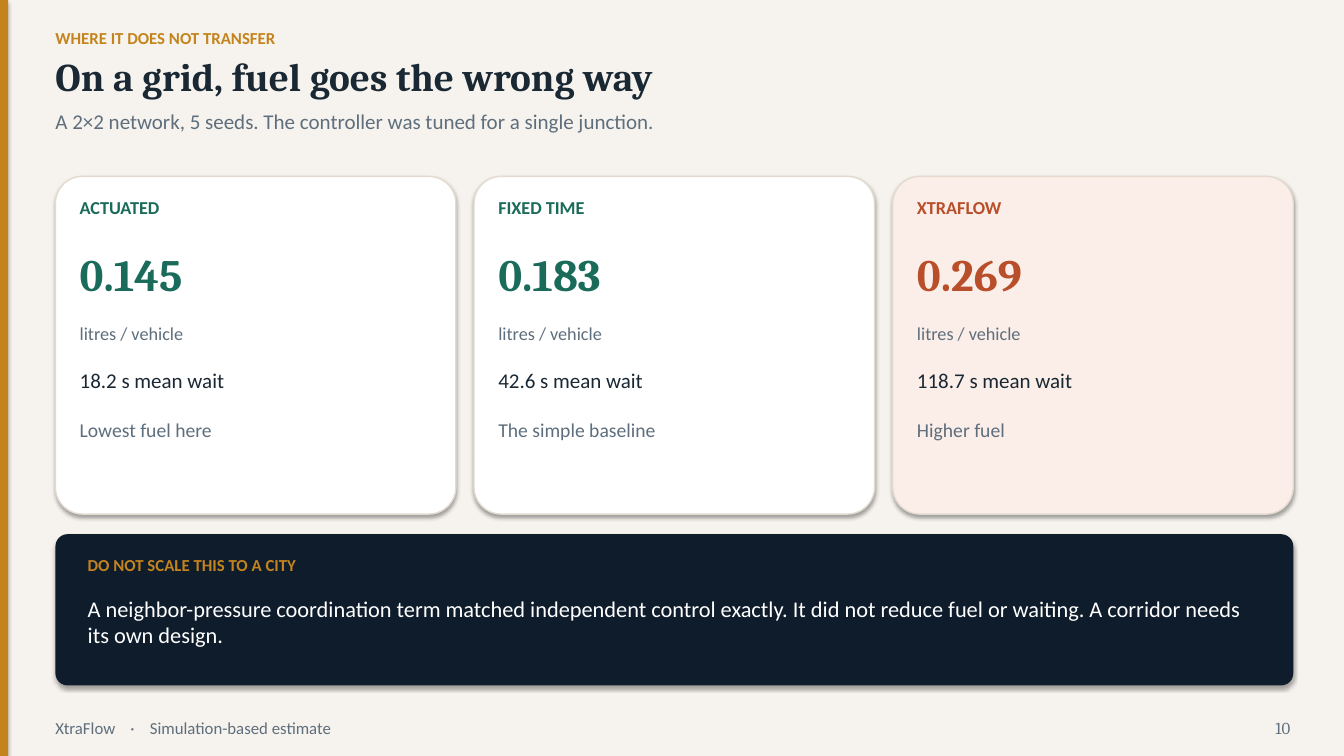
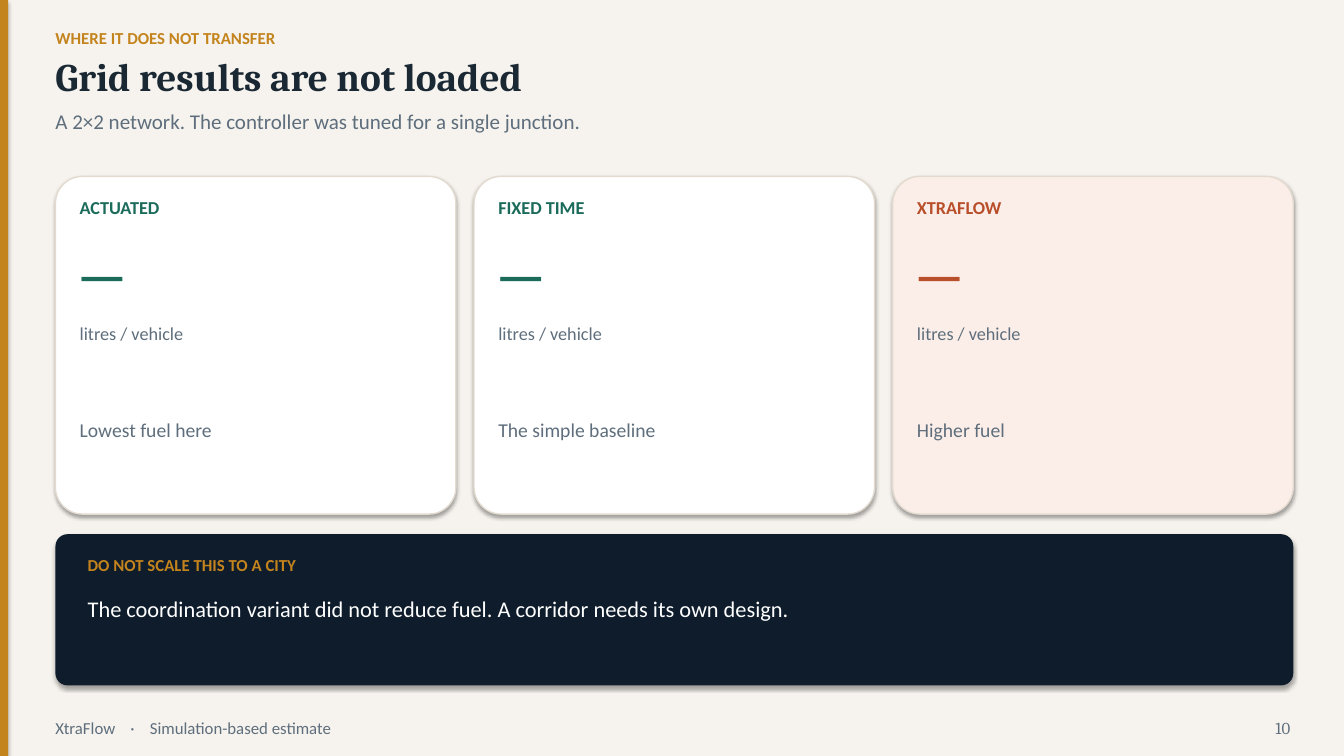
Before and after one commit to couder-04/XtraFlow, a slide deck: slide 10 of results/deck.pptx. Drawn at 1344x756 pixels with LibreOffice and Linux fonts; fonts in the diff are those of the drawing. Boxes give left, top, right and bottom in pixels: in the first picture for what was removed or moved away, otherwise in the second. Text is boxed around its words. In the diff, an @@ line names an element or a change of style, - is before the commit and + after.

Commit message:
Finish the time-cut XtraFlow study and publish results.
Keep the 200k PPO zip on disk but leave rl_ppo out of the TEST comparison so the remaining controllers, report, and deck can finish within a short wall-clock budget.

```diff
--- a/results/deck.pptx
+++ b/results/deck.pptx
@@ text at bbox=[55, 63, 522, 92]: text changed @@
-On a grid, fuel goes the wrong way
+Grid results are not loaded
@@ text at bbox=[55, 114, 580, 133]: text changed @@
-A 2×2 network, 5 seeds. The controller was tuned for a single junction.
+A 2×2 network. The controller was tuned for a single junction.
@@ text removed at bbox=[80, 260, 183, 292] @@
-0.145
@@ text added at bbox=[80, 247, 435, 318], 32 pt, text #1B6B5A, bold @@
+—
@@ text removed at bbox=[498, 260, 600, 292] @@
-0.183
@@ text added at bbox=[498, 247, 853, 318], 32 pt, text #1B6B5A, bold @@
+—
@@ text removed at bbox=[917, 260, 1022, 292] @@
-0.269
@@ text added at bbox=[918, 247, 1272, 318], 32 pt, text #B84E2A, bold @@
+—
@@ text removed at bbox=[80, 373, 224, 388] @@
-18.2 s mean wait
@@ text removed at bbox=[498, 373, 643, 388] @@
-42.6 s mean wait
@@ text removed at bbox=[917, 373, 1072, 388] @@
-118.7 s mean wait
@@ text at bbox=[88, 601, 789, 621]: text changed @@
-A neighbor-pressure coordination term matched independent control exactly. It did not reduce fuel or waiting. A corridor needs its own design.
+The coordination variant did not reduce fuel. A corridor needs its own design.
```
Also in this commit, not shown: 10 other slides changed, 55 other files.
